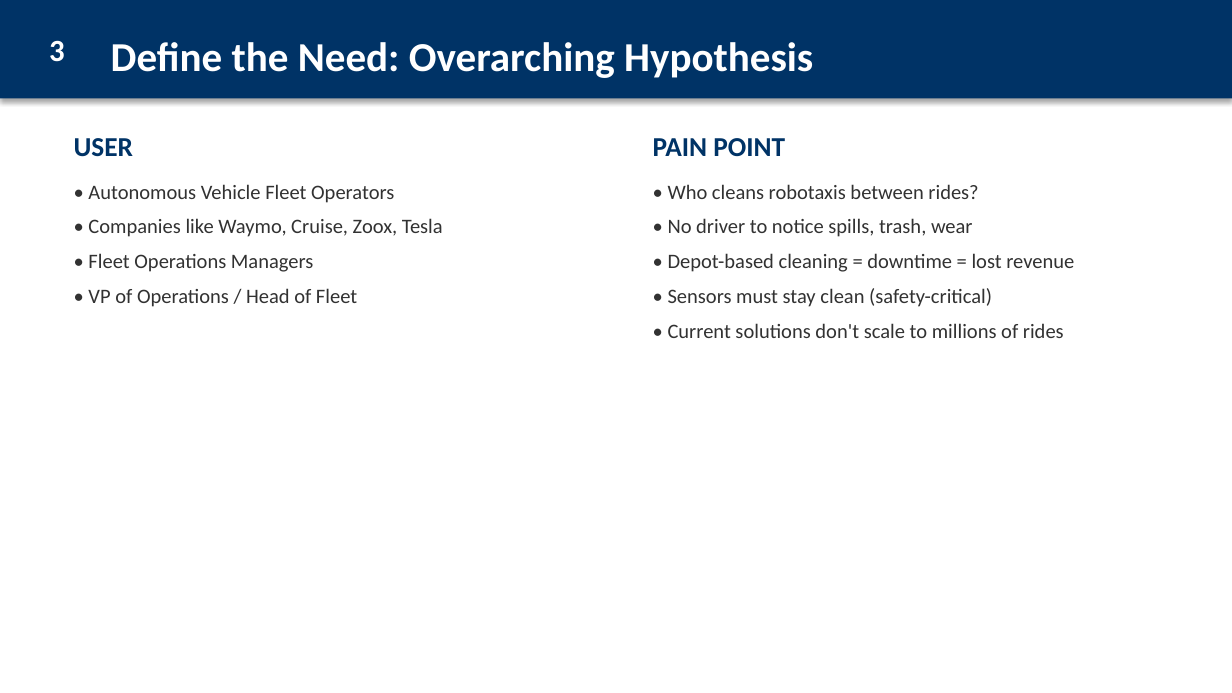
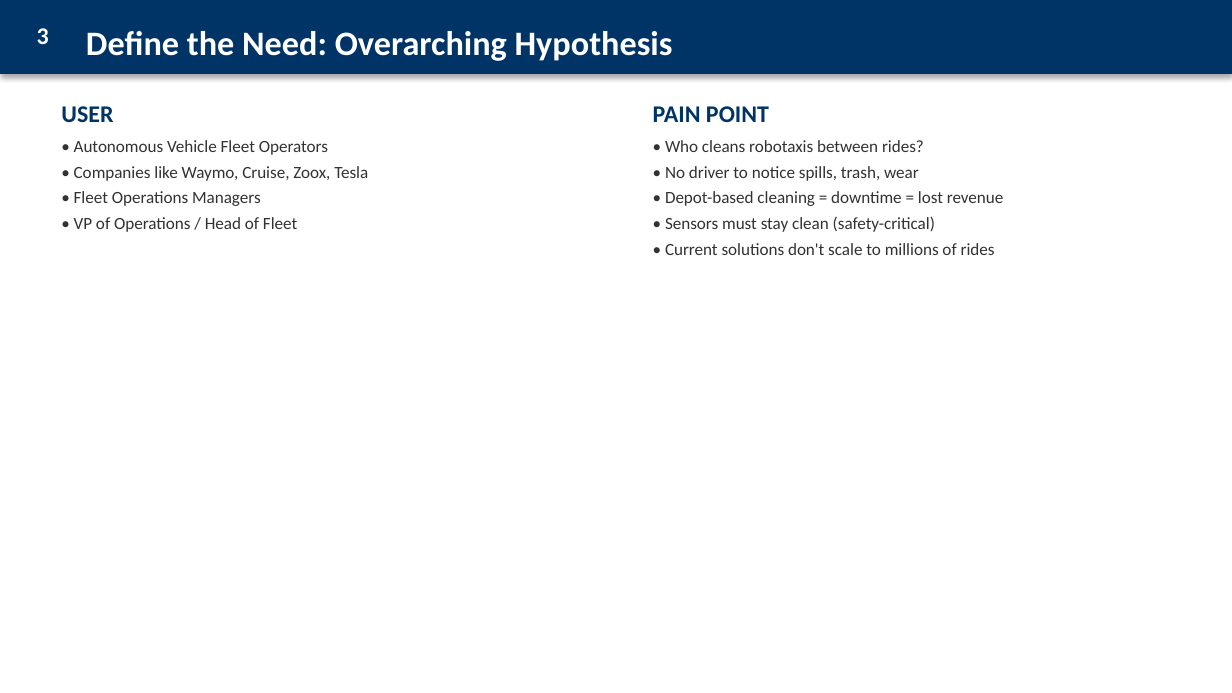
Before and after one commit to TidyTails/motra-landing, a slide deck: slide 4 of pitch/MOTRA-Business-Plan.pptx. Drawn at 1232x693 pixels with LibreOffice and Linux fonts; fonts in the diff are those of the drawing. Boxes give left, top, right and bottom in pixels: in the first picture for what was removed or moved away, otherwise in the second. Text is boxed around its words. In the diff, an @@ line names an element or a change of style, - is before the commit and + after.

```diff
--- a/pitch/MOTRA-Business-Plan.pptx
+++ b/pitch/MOTRA-Business-Plan.pptx
@@ rectangle: place and size @@
-rectangle at [0, 0, 1232, 99]
+rectangle at [0, 0, 1232, 74]
@@ text "3": place and size @@
-text "3" at [49, 40, 65, 62]
+text "3" at [37, 28, 49, 44]
@@ text "3" at [37, 28, 49, 44]: size 18 to 14 pt @@
@@ text "Define the Need: Overarching Hypothesis": place and size @@
-text "Define the Need: Overarching Hypothesis" at [111, 42, 813, 78]
+text "Define the Need: Overarching Hypothesis" at [86, 31, 673, 61]
@@ text "Define the Need: Overarching Hypothesis" at [86, 31, 673, 61]: size 24 to 20 pt @@
@@ text "USER" at [61, 106, 113, 122]: size 16 to 14 pt @@
@@ text "USER": place and size @@
-text "USER" at [74, 138, 133, 157]
+text "USER" at [61, 106, 113, 122]
@@ text "PAIN POINT": place and size @@
-text "PAIN POINT" at [653, 138, 785, 156]
+text "PAIN POINT" at [653, 106, 769, 122]
@@ text "PAIN POINT" at [653, 106, 769, 122]: size 16 to 14 pt @@
@@ text "• Autonomous Vehicle Fleet Operators": place and size @@
-text "• Autonomous Vehicle Fleet Operators" at [88, 184, 443, 307]
+text "• Autonomous Vehicle Fleet Operators" at [74, 140, 368, 232]
@@ text "• Autonomous Vehicle Fleet Operators" at [74, 140, 368, 232]: size 12 to 10 pt; less space between paragraphs @@
@@ text "• Who cleans robotaxis between ..." at [665, 140, 1004, 255]: size 12 to 10 pt; less space between paragraphs @@
@@ text "• Who cleans robotaxis between ...": place and size @@
-text "• Who cleans robotaxis between ..." at [668, 184, 1074, 338]
+text "• Who cleans robotaxis between ..." at [665, 140, 1004, 255]
```
Also in this commit, not shown: 21 other slides changed, 1 other file.
